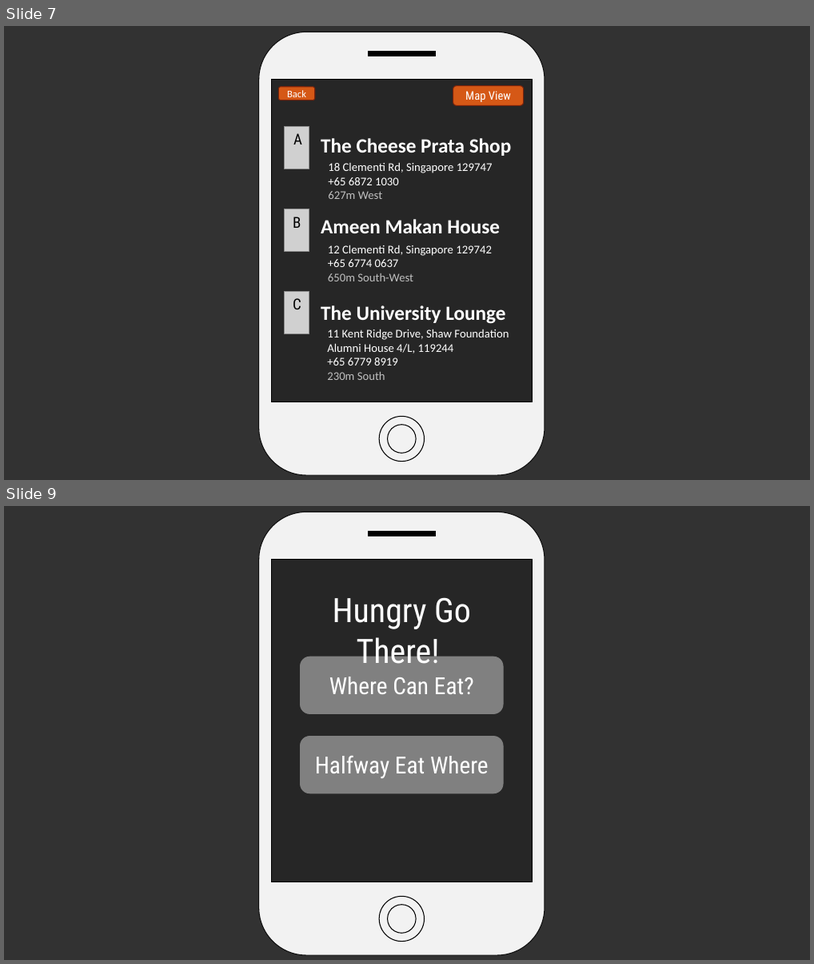
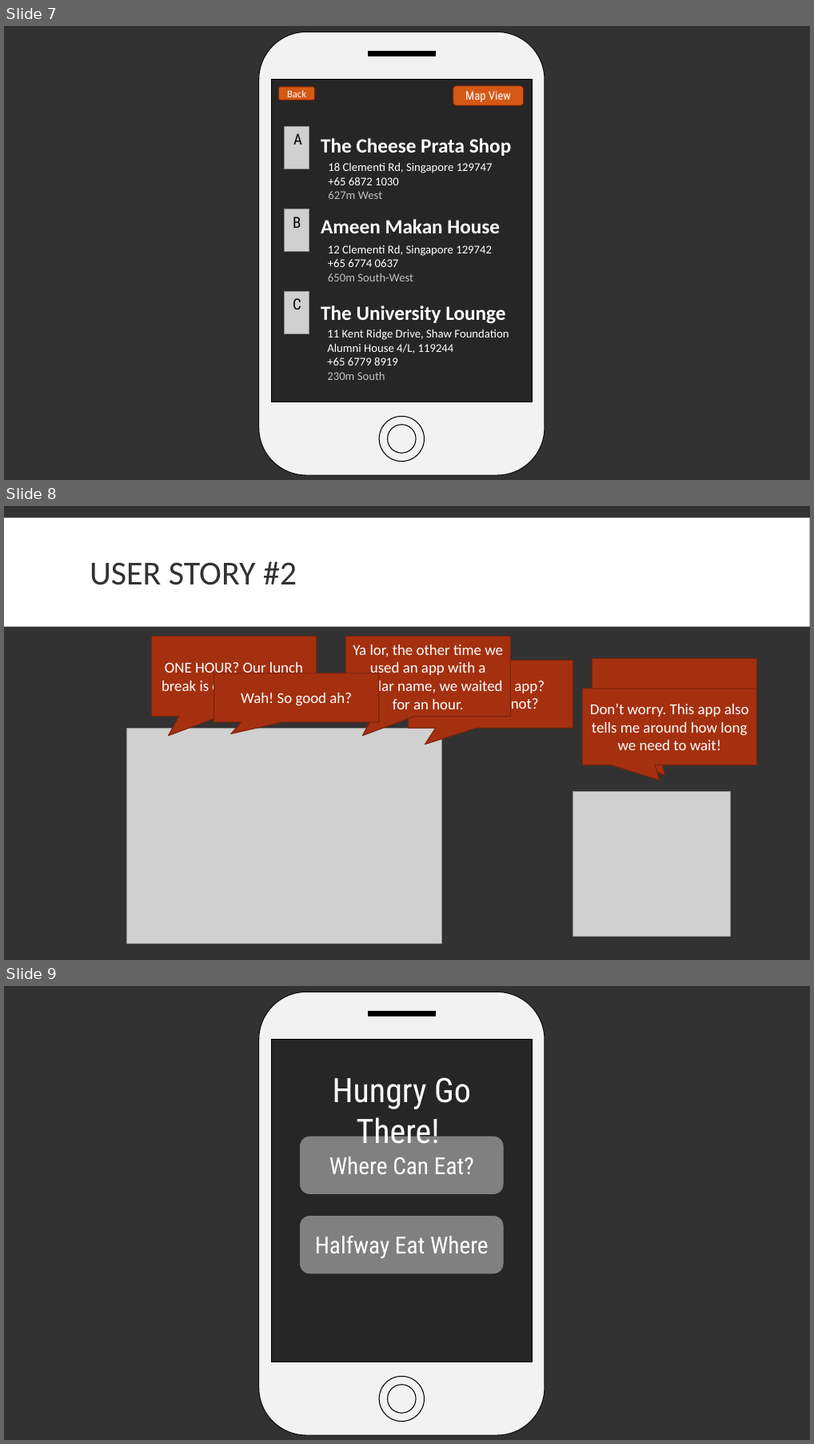
Before and after one commit to blackhydrogen/hungrygothere, a slide deck: Hungry Go THERE.pptx. Shown one above the other, each under a label of ours: slides 7 and 9 before the commit, slides 7, 8 and 9 after it; the slides between them are not shown. The pictures are 814x964 and 814x1444 pixels, drawn with LibreOffice and Linux fonts; fonts in the diff are those of the drawing; grey boxes stand for pictures. Boxes give left, top, right and bottom in pixels: in the first picture for what was removed or moved away, otherwise in the second. Text is boxed around its words. In the diff, an @@ line names an element or a change of style, - is before the commit and + after.

Commit message:
Updated again the PPT. All 3 user experiences are up! Looking nice haha.

```diff
--- a/Hungry Go THERE.pptx
+++ b/Hungry Go THERE.pptx
@@ slide 8 added at (4, 506, 810, 960), background #323232 @@
@@ rectangle added at (4, 517, 810, 626), fill #FFFFFF @@
@@ title added at (90, 561, 297, 585), 40 pt, text #323232 @@
+USER STORY #2
@@ speech box added at (152, 636, 317, 716), fill #A5300F, outline #7A240B 1 pt, 18 pt, text #FFFFFF @@
+ONE HOUR? Our lunch break is one hour only!
@@ speech box added at (346, 636, 511, 716), fill #A5300F, outline #7A240B 1 pt, 18 pt, text #FFFFFF @@
+Ya lor, the other time we used an app with a similar name, we waited for an hour.
@@ speech box added at (214, 673, 379, 722), fill #A5300F, outline #7A240B 1 pt, 18 pt, text #FFFFFF @@
+Wah! So good ah?
@@ speech box added at (409, 660, 574, 728), fill #A5300F, outline #7A240B 1 pt, 18 pt, text #FFFFFF @@
+What is that app? Reliable or not?
@@ speech box added at (593, 659, 758, 756), fill #A5300F, outline #7A240B 1 pt, 18 pt, text #FFFFFF @@
+Let me check with Hungry Go There!
@@ speech box added at (583, 688, 757, 765), fill #A5300F, outline #7A240B 1 pt, 18 pt, text #FFFFFF @@
+Don’t worry. This app also tells me around how long we need to wait!
@@ picture added at (127, 728, 442, 944) @@
@@ picture added at (574, 792, 730, 936) @@
```
Also in this commit, not shown: 1 slide changed, 2 other slides added.
